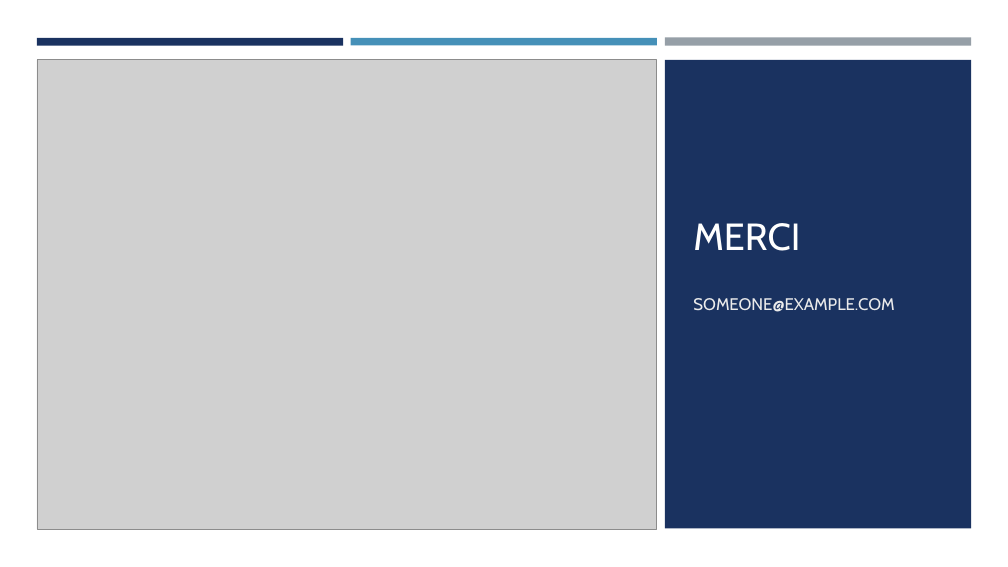
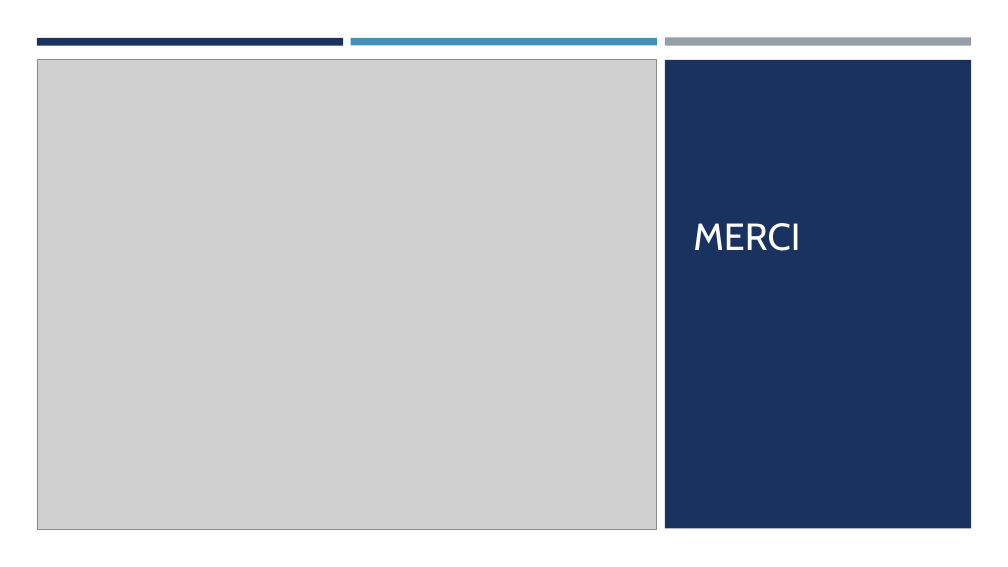
Before and after one commit to Ace4teaM/OCR-NovaTech, a slide deck: slide 30 of Presentation.pptx (slide 25 before the commit). Drawn at 1008x567 pixels with LibreOffice and Linux fonts; fonts in the diff are those of the drawing; grey boxes stand for pictures. Boxes give left, top, right and bottom in pixels: in the first picture for what was removed or moved away, otherwise in the second. Text is boxed around its words. In the diff, an @@ line names an element or a change of style, - is before the commit and + after.

```diff
--- a/Presentation.pptx
+++ b/Presentation.pptx
@@ subtitle removed at [693, 298, 894, 312] @@
-SOMEONE@EXAMPLE.COM
```
Also in this commit, not shown: 5 other slides changed, 9 slides added, 4 slides removed, 6 other files.
